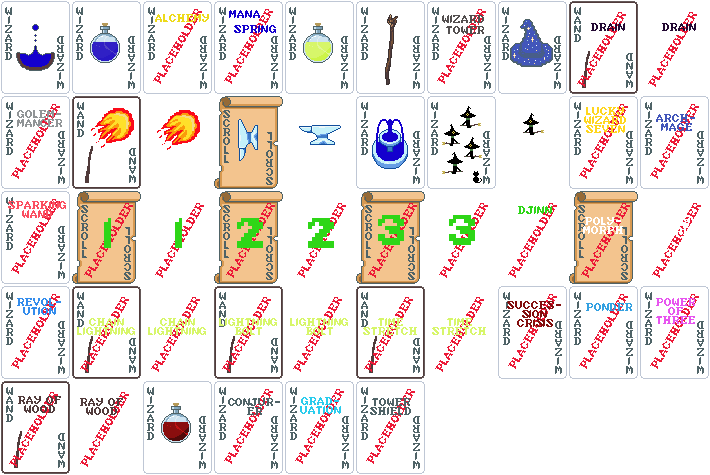
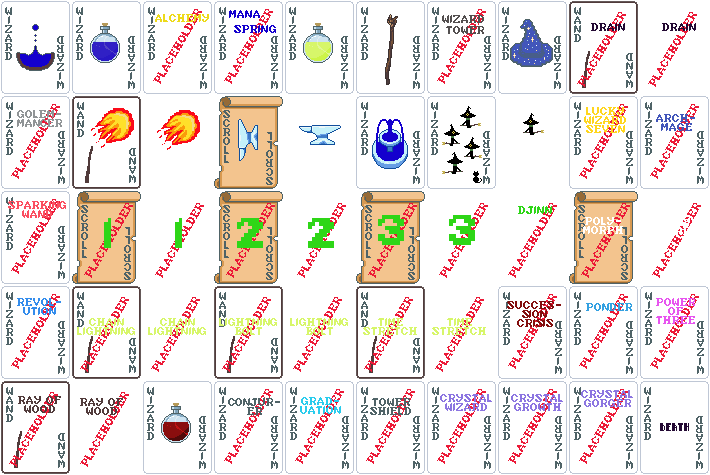
Before/after of a 710px x 475px layered artwork. What changed in the layer stack:
added layer "Placeholder Crystal Wizard" above "Placeholder Crystal Growth" over [427, 381, 496, 474]
added layer "Placeholder Crystal Growth" above "Placeholder Crystal Gorger" over [498, 381, 567, 474]
added layer "Placeholder Crystal Gorger" above "Placeholder Graduation" over [569, 381, 638, 474]
added group "Power Word: Death" with 3 layers above "Astromancer" over [640, 381, 709, 474]
added layer "DEATH" in group "Power Word: Death" over [660, 423, 689, 431]
added layer "Wizard text #8" in group "Power Word: Death" over [644, 387, 703, 469]
added layer "PWD card back" in group "Power Word: Death" over [640, 381, 709, 474]
